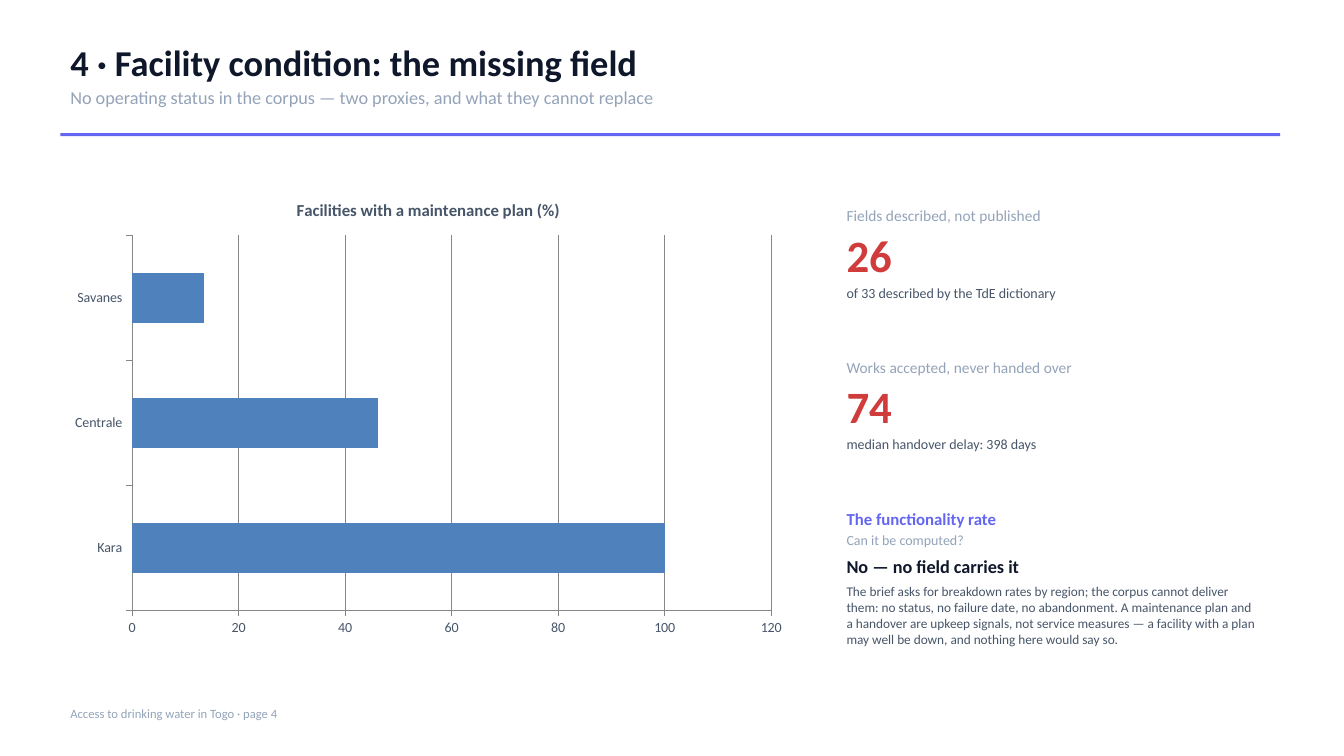
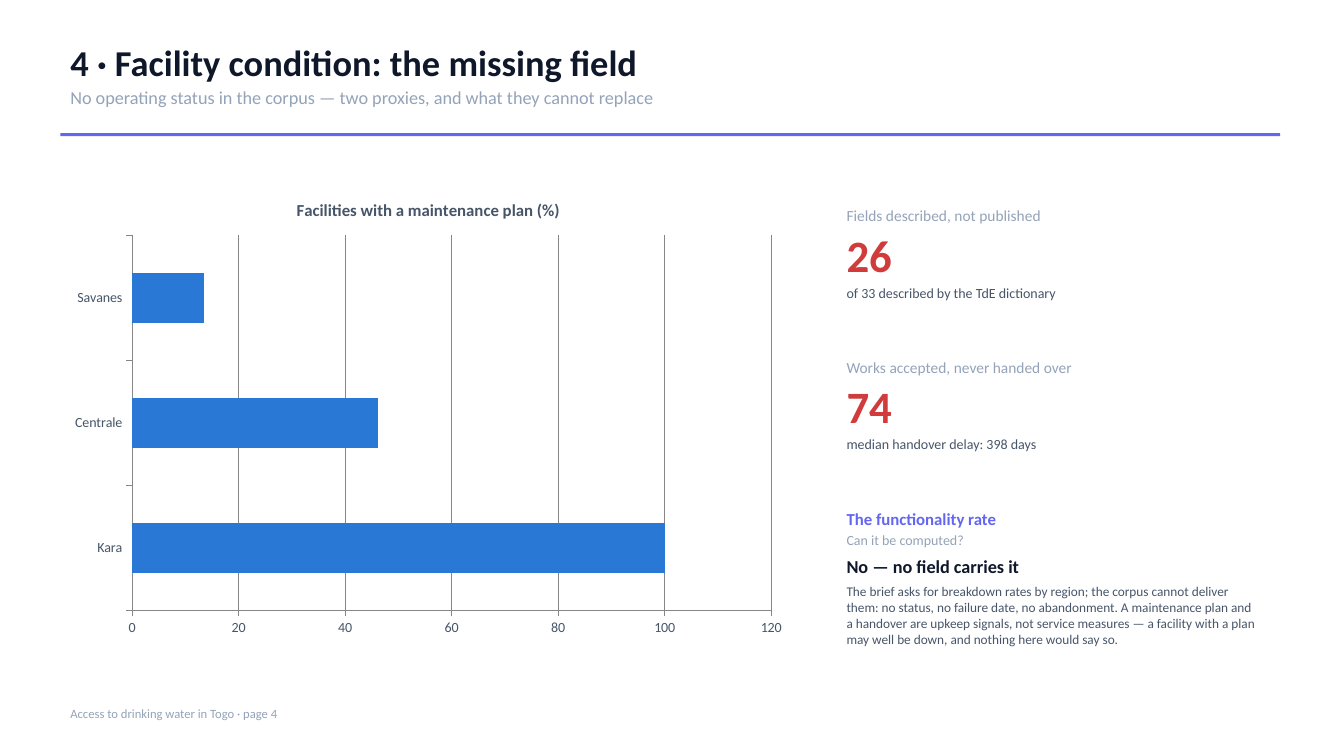
Before and after one commit to Bernardpip/data_lab_challenges, a slide deck: slide 4 of Togo-environnement-hydrolique/rapport/Togo_Water_Sanitation_Report.pptx. Drawn at 1344x756 pixels with LibreOffice and Linux fonts; fonts in the diff are those of the drawing. Boxes give left, top, right and bottom in pixels: in the first picture for what was removed or moved away, otherwise in the second. Text is boxed around its words. In the diff, an @@ line names an element or a change of style, - is before the commit and + after.

```diff
--- a/Togo-environnement-hydrolique/rapport/Togo_Water_Sanitation_Report.pptx
+++ b/Togo-environnement-hydrolique/rapport/Togo_Water_Sanitation_Report.pptx
@@ bar chart at [60, 181, 797, 645] @@
@@ colour of Facilities with a maintenance plan (%) #4F81BD to #2A78D6 @@
```
Also in this commit, not shown: 6 other slides changed, 7 other files.
